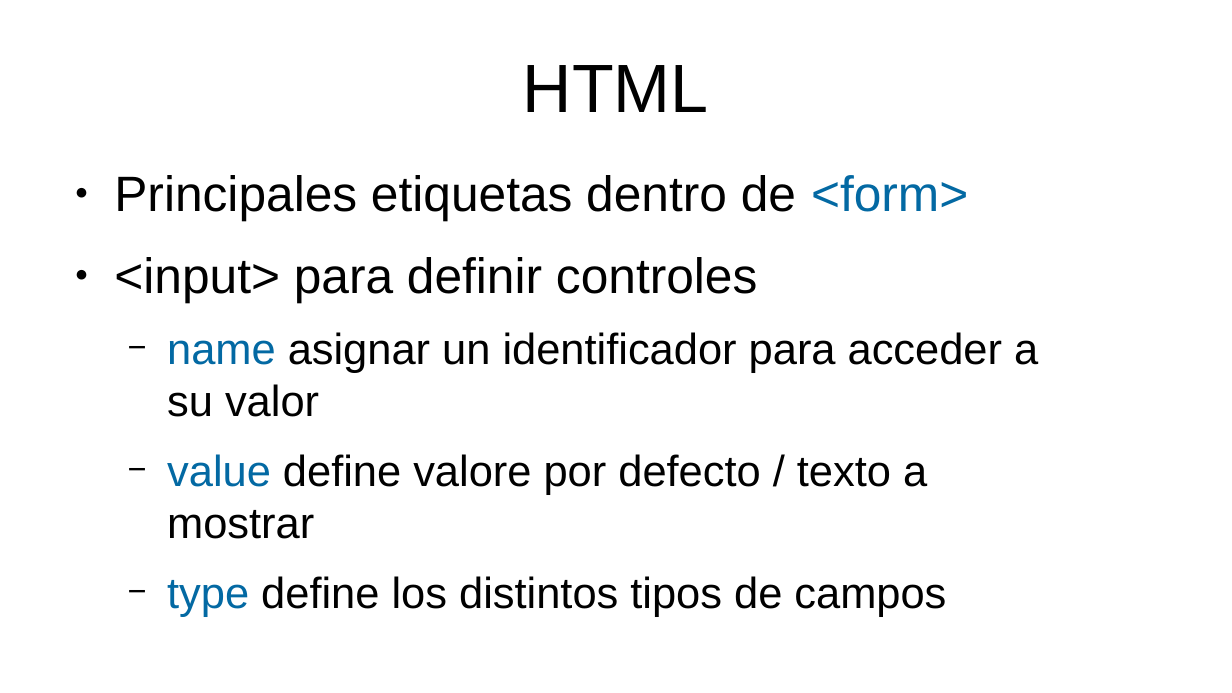
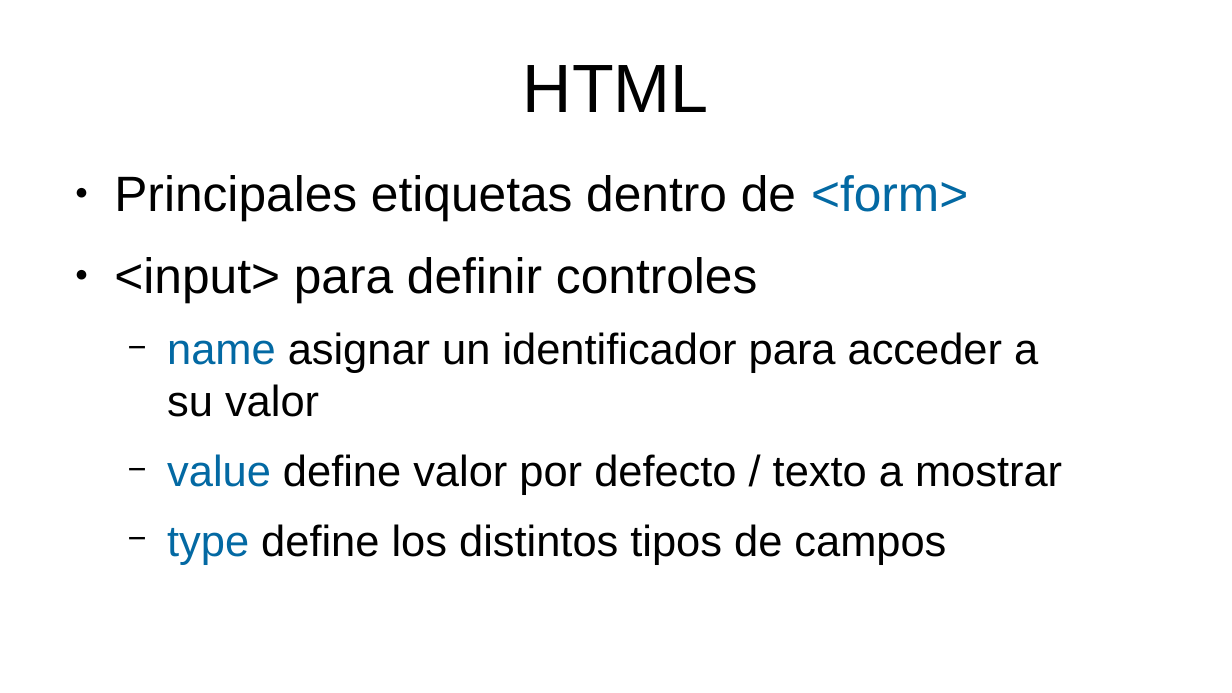
Before and after one commit to mikel-egana-aranguren/EHU-SGSSI-01, a slide deck: slide 19 of SistemasWeb/SistemasWeb.odp. Drawn at 1232x693 pixels with LibreOffice and Linux fonts; fonts in the diff are those of the drawing; background and template pictures are left out. Boxes give left, top, right and bottom in pixels: in the first picture for what was removed or moved away, otherwise in the second. Text is boxed around its words. In the diff, an @@ line names an element or a change of style, - is before the commit and + after.

```diff
--- a/SistemasWeb/SistemasWeb.odp
+++ b/SistemasWeb/SistemasWeb.odp
@@ text at (167, 454, 1062, 495): text changed @@
-  − value define valore por defecto / texto a mostrar
+  − value define valor por defecto / texto a mostrar
```
Also in this commit, not shown: 1 slide added, 1 slide removed, 4 other files.
